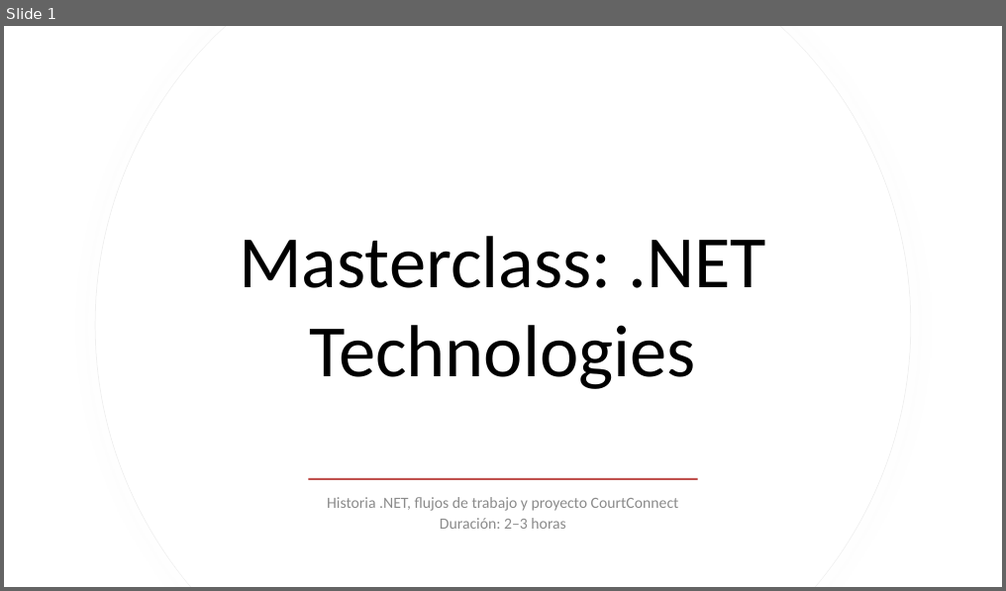
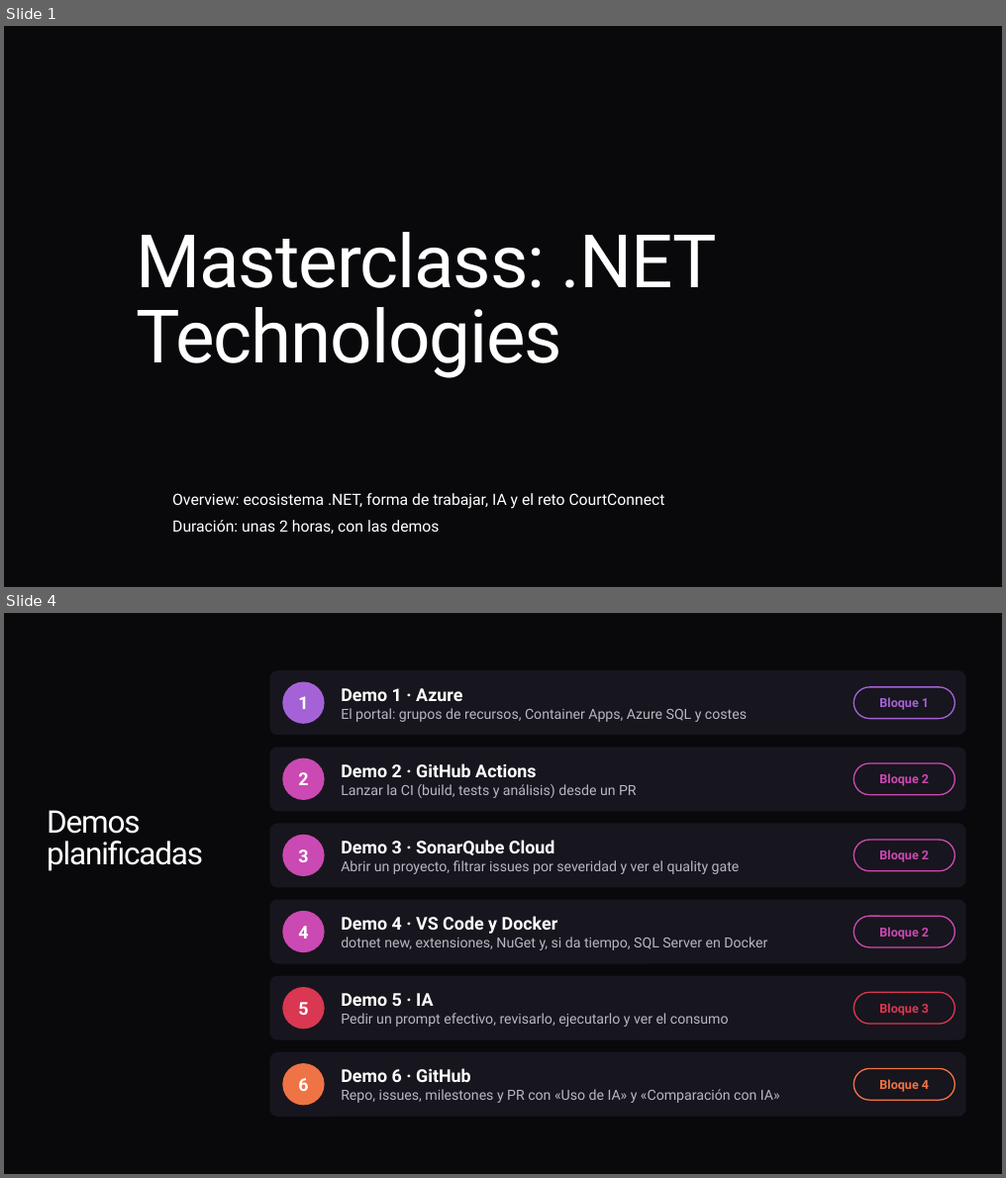
Before and after one commit to ybenzina/formacion-dotnet-junior, a slide deck: docs/masterclasses/masterclass-dotnet-technologies.pptx. Shown one above the other, each under a label of ours: slide 1 before the commit, slides 1 and 4 after it; the slides between them are not shown. The pictures are 1006x591 and 1006x1178 pixels, drawn with LibreOffice and Linux fonts; fonts in the diff are those of the drawing; background and template pictures are left out. Boxes give left, top, right and bottom in pixels: in the first picture for what was removed or moved away, otherwise in the second. Text is boxed around its words. In the diff, an @@ line names an element or a change of style, - is before the commit and + after.

Commit message:
Concretiza ramas de trabajo y actualiza documentación de masterclass general

```diff
--- a/docs/masterclasses/masterclass-dotnet-technologies.pptx
+++ b/docs/masterclasses/masterclass-dotnet-technologies.pptx
@@ slide 4 added at [4, 613, 1002, 1174], background #09090C @@
@@ rounded rectangle added at [269, 670, 966, 735], fill #17151D @@
@@ ellipse added at [282, 682, 325, 724], fill #A562D6, 17 pt, text #FFFFFF, bold @@
+1
@@ text added at [341, 688, 746, 722], 13.5 pt, text #B9B6C2 @@
+Demo 1 · Azure
+El portal: grupos de recursos, Container Apps, Azure SQL y costes
@@ rounded rectangle added at [853, 687, 954, 719], outline #A562D6 1.25 pt, 12 pt, text #A562D6, bold @@
+Bloque 1
@@ rounded rectangle added at [269, 747, 966, 811], fill #17151D @@
@@ ellipse added at [282, 759, 325, 800], fill #CB49B2, 17 pt, text #FFFFFF, bold @@
+2
@@ text added at [341, 763, 637, 798], 13.5 pt, text #B9B6C2 @@
+Demo 2 · GitHub Actions
+Lanzar la CI (build, tests y análisis) desde un PR
@@ rounded rectangle added at [853, 763, 954, 795], outline #CB49B2 1.25 pt, 12 pt, text #CB49B2, bold @@
+Bloque 2
@@ title added at [47, 810, 203, 871], 30 pt, text #FFFFFF @@
+Demos planificadas
@@ rounded rectangle added at [269, 823, 966, 888], fill #17151D @@
@@ ellipse added at [282, 835, 325, 876], fill #CB49B2, 17 pt, text #FFFFFF, bold @@
+3
@@ text added at [341, 840, 740, 874], 13.5 pt, text #B9B6C2 @@
+Demo 3 · SonarQube Cloud
+Abrir un proyecto, filtrar issues por severidad y ver el quality gate
@@ rounded rectangle added at [853, 840, 954, 871], outline #CB49B2 1.25 pt, 12 pt, text #CB49B2, bold @@
+Bloque 2
@@ rounded rectangle added at [269, 900, 966, 964], fill #17151D @@
@@ ellipse added at [282, 911, 325, 953], fill #CB49B2, 17 pt, text #FFFFFF, bold @@
+4
@@ text added at [341, 916, 767, 951], 13.5 pt, text #B9B6C2 @@
+Demo 4 · VS Code y Docker
+dotnet new, extensiones, NuGet y, si da tiempo, SQL Server en Docker
@@ rounded rectangle added at [853, 916, 954, 948], outline #CB49B2 1.25 pt, 12 pt, text #CB49B2, bold @@
+Bloque 2
@@ rounded rectangle added at [269, 976, 966, 1041], fill #17151D @@
@@ ellipse added at [282, 987, 325, 1029], fill #D93752, 17 pt, text #FFFFFF, bold @@
+5
@@ text added at [341, 993, 729, 1027], 13.5 pt, text #B9B6C2 @@
+Demo 5 · IA
+Pedir un prompt efectivo, revisarlo, ejecutarlo y ver el consumo
@@ rounded rectangle added at [853, 992, 954, 1024], outline #D93752 1.25 pt, 12 pt, text #D93752, bold @@
+Bloque 3
@@ rounded rectangle added at [269, 1053, 966, 1117], fill #17151D @@
@@ ellipse added at [282, 1063, 325, 1106], fill #EE7345, 17 pt, text #FFFFFF, bold @@
+6
@@ text added at [341, 1068, 780, 1103], 13.5 pt, text #B9B6C2 @@
+Demo 6 · GitHub
+Repo, issues, milestones y PR con «Uso de IA» y «Comparación con IA»
@@ rounded rectangle added at [853, 1069, 954, 1100], outline #EE7345 1.25 pt, 12 pt, text #EE7345, bold @@
+Bloque 4
@@ slide 1 changed as well @@
@@ background #FFFFFF to picture (left out) @@
@@ freeform shape removed at [95, 26, 911, 587] @@
@@ freeform shape removed at [96, 26, 911, 587] @@
@@ title "Masterclass: .NET Technologies" at [137, 232, 717, 378]: font Calibri to Roboto, text colour #000000 to #FFFFFF, letter spacing 0 to -1.1 pt; alignment centre to left; line spacing 1 to 0.85 @@
@@ subtitle at [172, 493, 665, 534]: text changed; font Calibri to Roboto; text colour #8C8C8C to #FFFFFF @@
-Historia .NET, flujos de trabajo y proyecto CourtConnect
-Duración: 2–3 horas
+Overview: ecosistema .NET, forma de trabajar, IA y el reto CourtConnect
+Duración: unas 2 horas, con las demos
@@ rectangle removed at [309, 478, 698, 480] @@
```
Also in this commit, not shown: 8 other slides changed, 35 other slides added, 16 slides removed, 9 other files.
